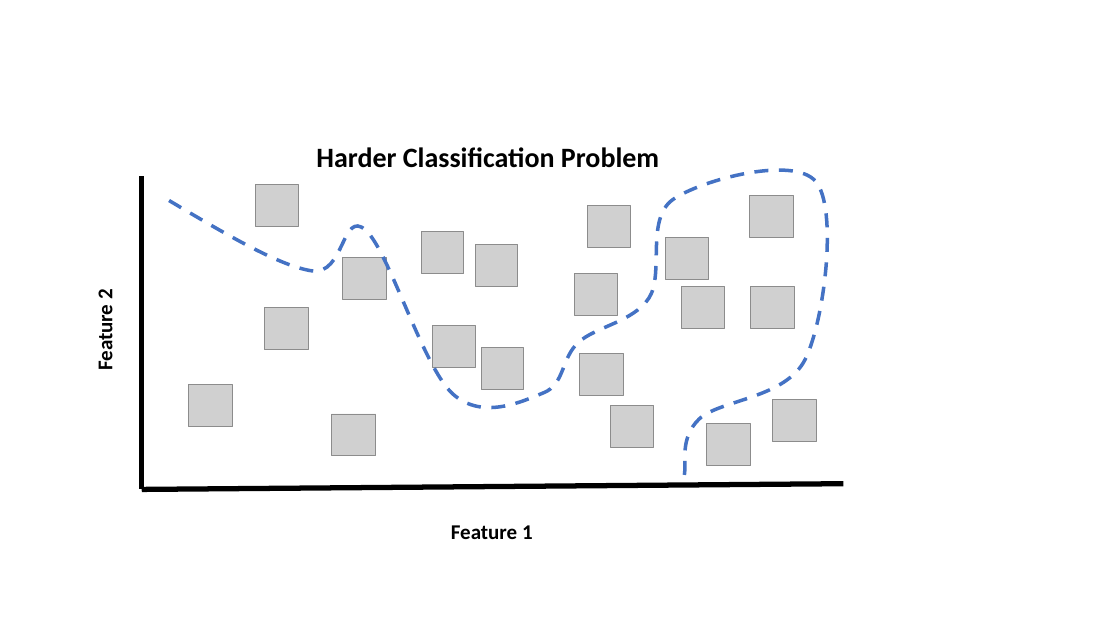
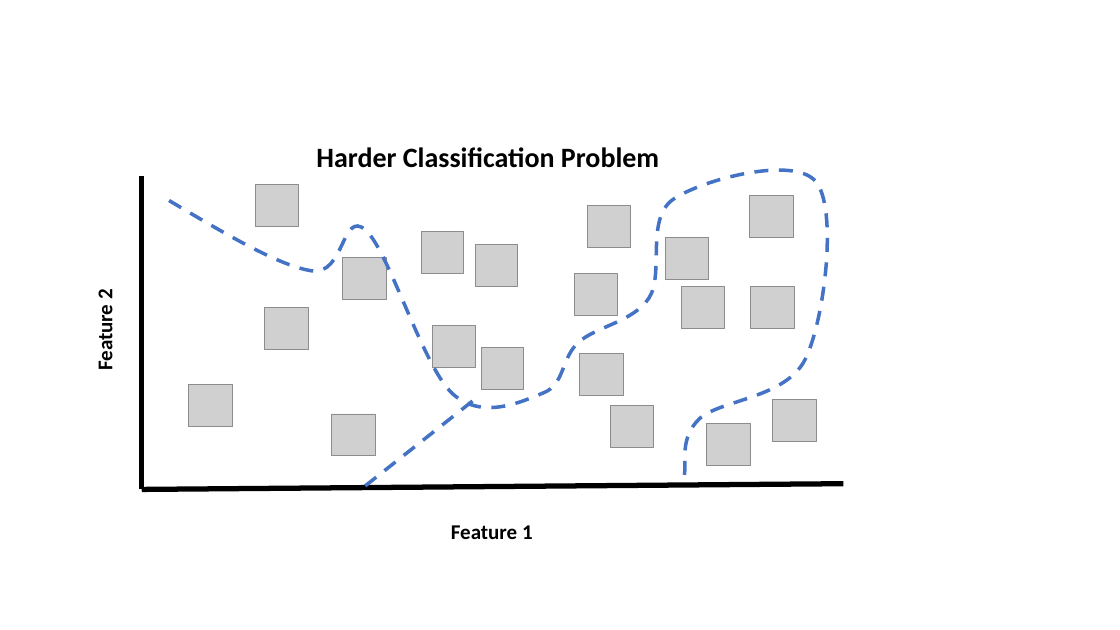
Before and after one commit to joseph-hellerstein/keras, a slide deck: slide 6 of docs/figures.pptx. Drawn at 1120x630 pixels with LibreOffice and Linux fonts; fonts in the diff are those of the drawing; grey boxes stand for pictures. Boxes give left, top, right and bottom in pixels: in the first picture for what was removed or moved away, otherwise in the second. Text is boxed around its words. In the diff, an @@ line names an element or a change of style, - is before the commit and + after.

```diff
--- a/docs/figures.pptx
+++ b/docs/figures.pptx
@@ freeform shape added at (362,402,472,489), outline #4472C4 3 pt dashed @@
```
Also in this commit, not shown: 2 other files.
